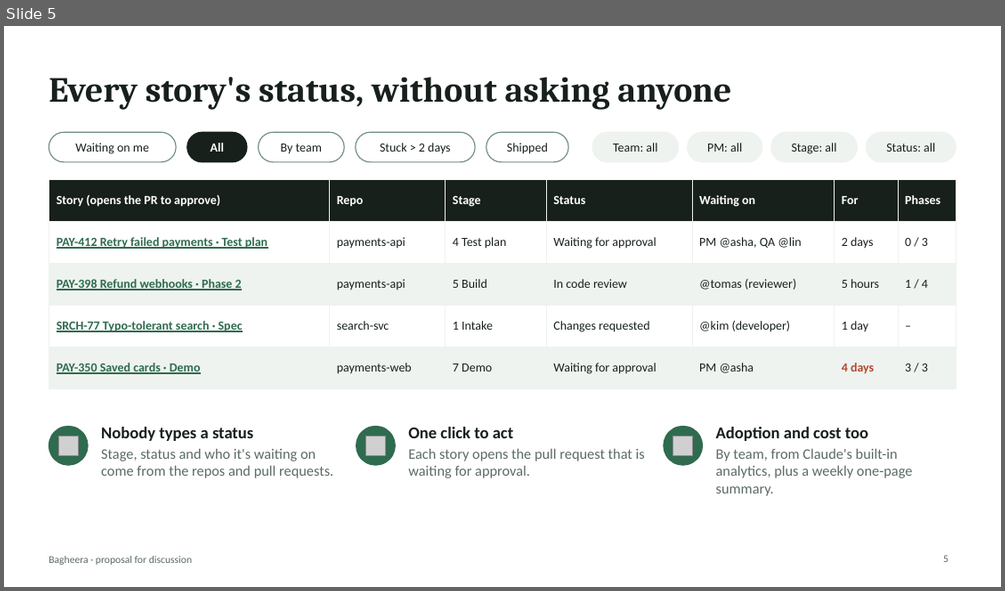
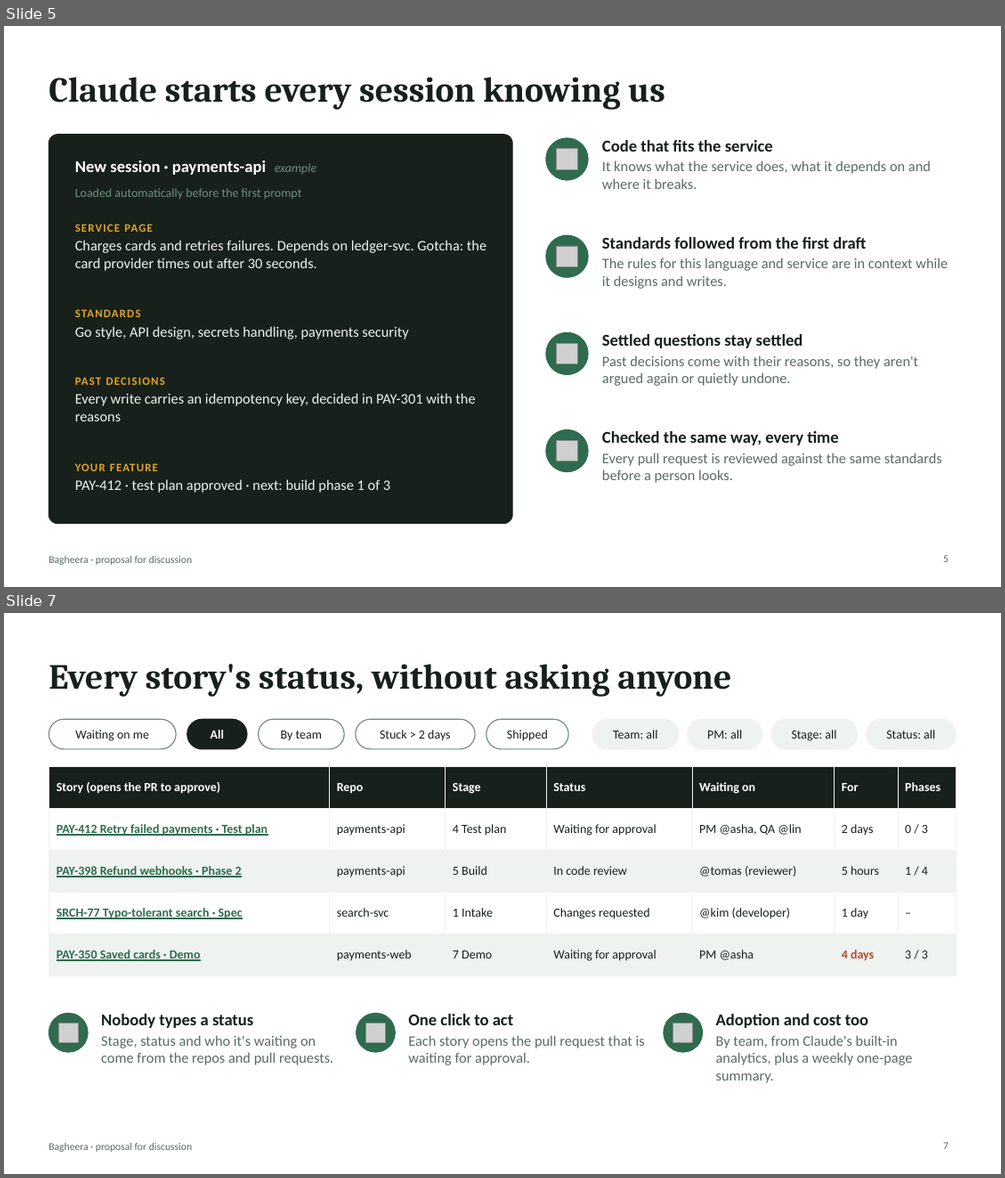
Before and after one commit to rahulnyk/bagheera, a slide deck: docs/pitch-deck.pptx. Shown one above the other, each under a label of ours: slide 5 before the commit, slides 5 and 7 after it; the slides between them are not shown. The pictures are 1005x591 and 1005x1178 pixels, drawn with LibreOffice and Linux fonts; fonts in the diff are those of the drawing; grey boxes stand for pictures. Boxes give left, top, right and bottom in pixels: in the first picture for what was removed or moved away, otherwise in the second. Text is boxed around its words. In the diff, an @@ line names an element or a change of style, - is before the commit and + after.

```diff
--- a/docs/pitch-deck.pptx
+++ b/docs/pitch-deck.pptx
@@ slide 5 added at (4, 26, 1001, 587), background #FFFFFF; not listed: 1 template element that a slide beside it also shows @@
@@ title added at (48, 77, 665, 110), 34 pt, text #17201B, bold @@
+Claude starts every session knowing us
@@ rounded rectangle added at (48, 135, 512, 524), fill #17201B, outline #17201B 1 pt @@
@@ ellipse added at (546, 138, 588, 180), fill #2F6B4F, outline #2F6B4F 1 pt @@
@@ picture added at (557, 149, 577, 169) @@
@@ text added at (602, 140, 930, 189), 14 pt, text #5B6B63 @@
+Code that fits the service
+It knows what the service does, what it depends on and where it breaks.
@@ text added at (75, 160, 316, 175), 16 pt, text #FFFFFF, bold @@
+New session · payments-api example
@@ text added at (75, 188, 301, 199), 12 pt, text #6E8F7E @@
+Loaded automatically before the first prompt
@@ text added at (75, 224, 486, 271), 14 pt, text #EEF3EF @@
+SERVICE PAGE
+Charges cards and retries failures. Depends on ledger-svc. Gotcha: the card provider times out after 30 seconds.
@@ ellipse added at (546, 235, 588, 277), fill #2F6B4F, outline #2F6B4F 1 pt @@
@@ text added at (602, 237, 947, 289), 14 pt, text #5B6B63 @@
+Standards followed from the first draft
+The rules for this language and service are in context while it designs and writes.
@@ picture added at (557, 246, 577, 267) @@
@@ text added at (75, 309, 408, 339), 14 pt, text #EEF3EF @@
+STANDARDS
+Go style, API design, secrets handling, payments security
@@ ellipse added at (546, 332, 588, 375), fill #2F6B4F, outline #2F6B4F 1 pt @@
@@ picture added at (557, 343, 577, 364) @@
@@ text added at (602, 334, 918, 386), 14 pt, text #5B6B63 @@
+Settled questions stay settled
+Past decisions come with their reasons, so they aren't argued again or quietly undone.
@@ text added at (75, 377, 475, 421), 14 pt, text #EEF3EF @@
+PAST DECISIONS
+Every write carries an idempotency key, decided in PAY-301 with the reasons
@@ ellipse added at (546, 430, 588, 472), fill #2F6B4F, outline #2F6B4F 1 pt @@
@@ picture added at (557, 440, 577, 461) @@
@@ text added at (602, 431, 942, 483), 14 pt, text #5B6B63 @@
+Checked the same way, every time
+Every pull request is reviewed against the same standards before a person looks.
@@ text added at (75, 463, 390, 492), 14 pt, text #EEF3EF @@
+YOUR FEATURE
+PAY-412 · test plan approved · next: build phase 1 of 3
@@ page number added at (943, 555, 948, 562), 10 pt, text #5B6B63 @@
+5
@@ what was slide 5 is now slide 7 @@
@@ page number at (943, 1142, 948, 1149): text changed @@
-5
+7
```
Also in this commit, not shown: 1 slide changed, 4 other slides added, 5 slides removed, 1 other file.
